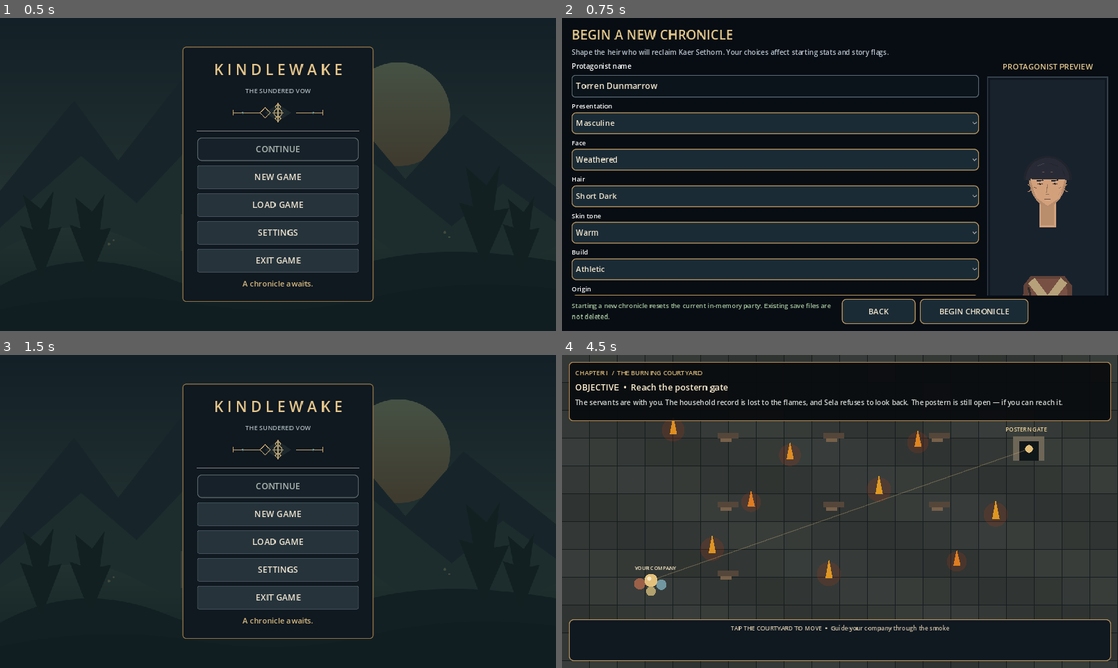
Above: before the commit, frames 1-4 (two rows, left to right).
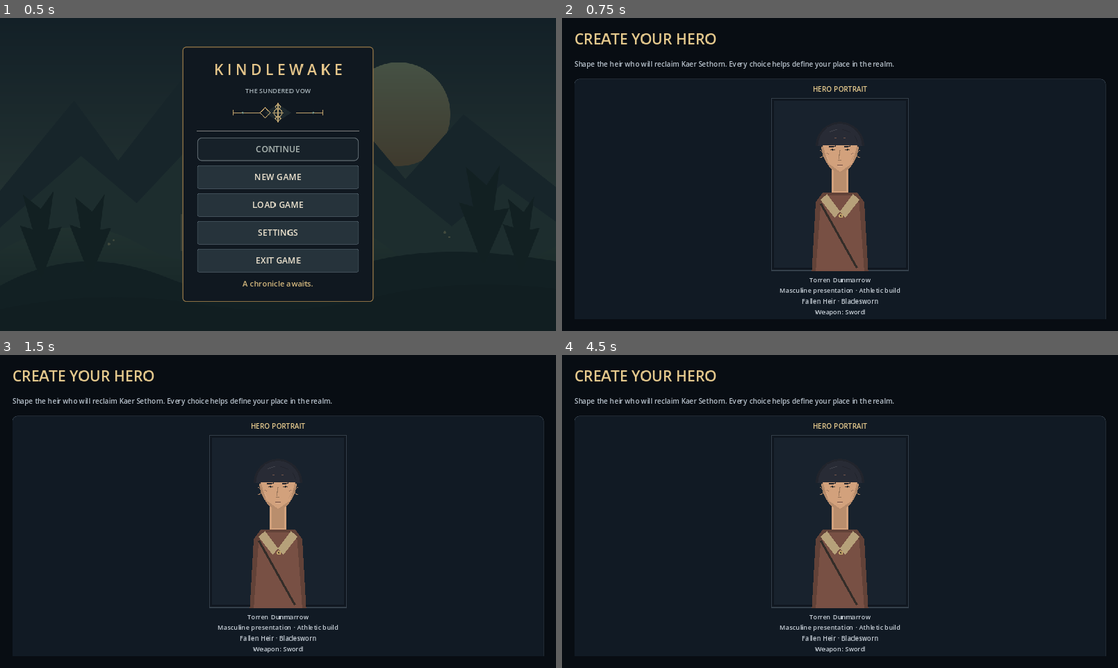
Above: after the commit, the same moments.

Repository: ninjun42215-gif/KindleWake
Game: Godot game, scene res://TitleScreen.tscn
Two runs of this game, one before a commit and one after it. Both use one fixed random seed, a clock stepped at 60 frames per second and the inputs below.
Inputs (mouse positions are in pixels of both pictures, inside the frame that each line leads up to):
- Up to frame 1 (0.5 s): no input
- Up to frame 2 (0.75 s): click "NEW GAME" at 0.5 s
- Up to frame 3 (1.5 s): click (316, 649) at 1.25 s, where only the run before the commit has a clickable "BACK"
- Up to frame 4 (4.5 s): click (840, 514) at 2 s, where only the run before the commit has a clickable "NEW GAME"; click (973, 649) at 2.75 s, where only the run before the commit has a clickable "BEGIN CHRONICLE"; click (840, 577) at 3.5 s, where only the run before the commit has a clickable "Get the people out. The recor…"; click (840, 621) at 4.25 s, where only the run before the commit has a clickable "CONTINUE TO THE SETHMARCH"

Frame 1 is identical in both runs. In frame 2, 17% of the frame differs, in the area x 1-99%, y 3-98%; in frame 3, 15%; in frame 4, 66%, in the area x 0-100%, y 0-100%.

Commit message:
Make character creation a fully scrollable mobile-first page

Diff:
--- a/Kindlewake/scripts/ui/character_creator.gd
+++ b/Kindlewake/scripts/ui/character_creator.gd
@@ -30,12 +30,11 @@
 
 
 func _build_ui() -> void:
-    # The creator is designed for phones first. A narrow viewport gets one
-    # vertical column; desktop keeps the form and preview side by side.
+    # One continuous scroll surface: on phones the entire creator (including
+    # preview, options, attributes and actions) moves naturally as one page.
     var viewport_size: Vector2 = get_viewport_rect().size
     var narrow: bool = viewport_size.x < 900.0
-    var pin_preview: bool = narrow and viewport_size.y > viewport_size.x
-    compact_preview_summary = pin_preview
+    compact_preview_summary = false
 
     var backdrop := ColorRect.new()
     backdrop.color = Color("#080d13")
@@ -44,54 +43,99 @@
     backdrop.set_anchors_and_offsets_preset(Control.PRESET_FULL_RECT)
 
     var margin := MarginContainer.new()
-    margin.add_theme_constant_override("margin_left", 14 if narrow else 22)
-    margin.add_theme_constant_override("margin_top", 12 if narrow else 16)
-    margin.add_theme_constant_override("margin_right", 14 if narrow else 22)
-    margin.add_theme_constant_override("margin_bottom", 12 if narrow else 16)
+    margin.add_theme_constant_override("margin_left", 16 if narrow else 28)
+    margin.add_theme_constant_override("margin_top", 18 if narrow else 24)
+    margin.add_theme_constant_override("margin_right", 16 if narrow else 28)
+    margin.add_theme_constant_override("margin_bottom", 22 if narrow else 28)
     add_child(margin)
     margin.set_anchors_and_offsets_preset(Control.PRESET_FULL_RECT)
 
-    var outer := VBoxContainer.new()
-    outer.add_theme_constant_override("separation", 8)
-    outer.size_flags_horizontal = Control.SIZE_EXPAND_FILL
-    outer.size_flags_vertical = Control.SIZE_EXPAND_FILL
-    margin.add_child(outer)
+    var scroll := ScrollContainer.new()
+    scroll.size_flags_horizontal = Control.SIZE_EXPAND_FILL
+    scroll.size_flags_vertical = Control.SIZE_EXPAND_FILL
+    scroll.horizontal_scroll_mode = ScrollContainer.SCROLL_MODE_DISABLED
+    scroll.vertical_scroll_mode = ScrollContainer.SCROLL_MODE_AUTO
+    scroll.follow_focus = true
+    margin.add_child(scroll)
+
+    var page := VBoxContainer.new()
+    page.size_flags_horizontal = Control.SIZE_EXPAND_FILL
+    page.add_theme_constant_override("separation", 18 if narrow else 22)
+    scroll.add_child(page)
 
     var heading := Label.new()
-    heading.text = "BEGIN A NEW CHRONICLE"
-    heading.add_theme_font_size_override("font_size", 25 if narrow else 30)
+    heading.text = "CREATE YOUR HERO"
+    heading.add_theme_font_size_override("font_size", 27 if narrow else 34)
     heading.add_theme_color_override("font_color", Color("#e5c98d"))
     heading.autowrap_mode = TextServer.AUTOWRAP_WORD_SMART
-    outer.add_child(heading)
+    page.add_child(heading)
 
     var subtitle := Label.new()
-    subtitle.text = "Shape the heir who will reclaim Kaer Sethorn. Your choices affect starting stats and story flags."
+    subtitle.text = "Shape the heir who will reclaim Kaer Sethorn. Every choice helps define your place in the realm."
     subtitle.autowrap_mode = TextServer.AUTOWRAP_WORD_SMART
     subtitle.add_theme_font_size_override("font_size", 14 if narrow else 16)
     subtitle.add_theme_color_override("font_color", Color("#b8c2cc"))
-    outer.add_child(subtitle)
-
-    var scroll := ScrollContainer.new()
-    scroll.size_flags_horizontal = Control.SIZE_EXPAND_FILL
-    scroll.size_flags_vertical = Control.SIZE_EXPAND_FILL
-    scroll.size_flags_stretch_ratio = 1.0
-    scroll.horizontal_scroll_mode = ScrollContainer.SCROLL_MODE_DISABLED
-    scroll.vertical_scroll_mode = ScrollContainer.SCROLL_MODE_AUTO
-    scroll.follow_focus = true
-    outer.add_child(scroll)
-
-    var body: Container = VBoxContainer.new() if narrow else HBoxContainer.new()
-    body.size_flags_horizontal = Control.SIZE_EXPAND_FILL
-    body.size_flags_vertical = Control.SIZE_EXPAND_FILL
-    body.add_theme_constant_override("separation", 14 if narrow else 18)
-    scroll.add_child(body)
+    page.add_child(subtitle)
+
+    var preview_panel := PanelContainer.new()
+    preview_panel.size_flags_horizontal = Control.SIZE_EXPAND_FILL
+    var preview_style := StyleBoxFlat.new()
+    preview_style.bg_color = Color("#111a24")
+    preview_style.border_color = Color("#3c4855")
+    preview_style.set_border_width_all(1)
+    preview_style.set_corner_radius_all(12)
+    preview_style.content_margin_left = 12
+    preview_style.content_margin_right = 12
+    preview_style.content_margin_top = 12
+    preview_style.content_margin_bottom = 12
+    preview_panel.add_theme_stylebox_override("panel", preview_style)
+    page.add_child(preview_panel)
+
+    var preview_content := VBoxContainer.new()
+    preview_content.add_theme_constant_override("separation", 8)
+    preview_panel.add_child(preview_content)
+    var preview_title := Label.new()
+    preview_title.text = "HERO PORTRAIT"
+    preview_title.horizontal_alignment = HORIZONTAL_ALIGNMENT_CENTER
+    preview_title.add_theme_font_size_override("font_size", 16)
+    preview_title.add_theme_color_override("font_color", Color("#e5c98d"))
+    preview_content.add_child(preview_title)
+
+    preview = PreviewScript.new()
+    preview.custom_minimum_size = Vector2(260, 360) if narrow else Vector2(320, 400)
+    preview.size_flags_horizontal = Control.SIZE_SHRINK_CENTER
+    preview.size_flags_vertical = Control.SIZE_SHRINK_BEGIN
+    preview_content.add_child(preview)
+    preview_text = Label.new()
+    preview_text.autowrap_mode = TextServer.AUTOWRAP_WORD_SMART
+    preview_text.horizontal_alignment = HORIZONTAL_ALIGNMENT_CENTER
+    preview_text.add_theme_font_size_override("font_size", 14 if narrow else 15)
+    preview_text.add_theme_color_override("font_color", Color("#c8d0d8"))
+    preview_content.add_child(preview_text)
+
+    var form_panel := PanelContainer.new()
+    form_panel.size_flags_horizontal = Control.SIZE_EXPAND_FILL
+    var form_style := StyleBoxFlat.new()
+    form_style.bg_color = Color("#0e151e")
+    form_style.border_color = Color("#293744")
+    form_style.set_border_width_all(1)
+    form_style.set_corner_radius_all(12)
+    form_style.content_margin_left = 12
+    form_style.content_margin_right = 12
+    form_style.content_margin_top = 14
+    form_style.content_margin_bottom = 14
+    form_panel.add_theme_stylebox_override("panel", form_style)
+    page.add_child(form_panel)
 
     var form := VBoxContainer.new()
     form.size_flags_horizontal = Control.SIZE_EXPAND_FILL
-    form.add_theme_constant_override("separation", 9)
-    if not narrow:
-        form.custom_minimum_size = Vector2(470, 0)
-    body.add_child(form)
+    form.add_theme_constant_override("separation", 12)
+    form_panel.add_child(form)
+    var identity_heading := Label.new()
+    identity_heading.text = "IDENTITY & BACKGROUND"
+    identity_heading.add_theme_font_size_override("font_size", 17)
+    identity_heading.add_theme_color_override("font_color", Color("#e5c98d"))
+    form.add_child(identity_heading)
 
     _add_name_field(form)
     _add_choice(form, "Presentation", "presentation", config.get("presentations", []))
@@ -100,70 +144,39 @@
     _add_choice(form, "Skin tone", "skin", config.get("skin", []))
     _add_choice(form, "Build", "build", config.get("builds", []))
     _add_choice(form, "Origin", "origin", _dictionary_options(config.get("origins", {})))
+
+    var combat_heading := Label.new()
+    combat_heading.text = "COMBAT & PERSONALITY"
+    combat_heading.add_theme_font_size_override("font_size", 17)
+    combat_heading.add_theme_color_override("font_color", Color("#e5c98d"))
+    form.add_child(combat_heading)
     _add_choice(form, "Starting discipline", "discipline", _dictionary_options(config.get("disciplines", {})))
     weapon_option = _add_choice(form, "Weapon preference", "weapon_preference", [])
     _add_choice(form, "Temperament", "temperament", _dictionary_options(config.get("temperaments", {})))
+    _refresh_weapon_options()
+
     _add_attribute_allocation(form)
-    _refresh_weapon_options()
-
-    var preview_column := VBoxContainer.new()
-    preview_column.size_flags_horizontal = Control.SIZE_EXPAND_FILL
-    preview_column.add_theme_constant_override("separation", 4 if pin_preview else 8)
-    if pin_preview:
-        preview_column.custom_minimum_size = Vector2(0, 0)
-        preview_column.size_flags_vertical = Control.SIZE_SHRINK_BEGIN
-    elif narrow:
-        preview_column.custom_minimum_size = Vector2(0, 0)
-    else:
-        preview_column.custom_minimum_size = Vector2(280, 0)
-        preview_column.size_flags_horizontal = Control.SIZE_SHRINK_END
-    var preview_title := Label.new()
-    preview_title.text = "PROTAGONIST PREVIEW"
-    preview_title.horizontal_alignment = HORIZONTAL_ALIGNMENT_CENTER
-    preview_title.add_theme_font_size_override("font_size", 18)
-    preview_title.add_theme_color_override("font_color", Color("#e5c98d"))
-    preview_column.add_child(preview_title)
-    preview = PreviewScript.new()
-    preview.custom_minimum_size = Vector2(0, 132) if pin_preview else Vector2(0, 250) if narrow else Vector2(280, 330)
-    preview.size_flags_horizontal = Control.SIZE_EXPAND_FILL
-    preview.size_flags_vertical = Control.SIZE_SHRINK_BEGIN if pin_preview else Control.SIZE_EXPAND_FILL
-    preview_column.add_child(preview)
-    preview_text = Label.new()
-    preview_text.autowrap_mode = TextServer.AUTOWRAP_WORD_SMART
-    preview_text.add_theme_font_size_override("font_size", 14 if narrow else 15)
-    preview_text.add_theme_color_override("font_color", Color("#c8d0d8"))
-    if pin_preview:
-        preview_text.custom_minimum_size = Vector2(0, 30)
-        preview_text.max_lines_visible = 2
-    preview_column.add_child(preview_text)
-
-    if pin_preview:
-        outer.add_child(preview_column)
-        outer.move_child(preview_column, 2)
-    else:
-        body.add_child(preview_column)
-
-    var footer: Container = VBoxContainer.new() if narrow else HBoxContainer.new()
-    footer.add_theme_constant_override("separation", 8)
-    outer.add_child(footer)
-
+
+    var actions := VBoxContainer.new()
+    actions.size_flags_horizontal = Control.SIZE_EXPAND_FILL
+    actions.add_theme_constant_override("separation", 10)
+    page.add_child(actions)
     status_label = Label.new()
     status_label.size_flags_horizontal = Control.SIZE_EXPAND_FILL
     status_label.autowrap_mode = TextServer.AUTOWRAP_WORD_SMART
-    status_label.custom_minimum_size = Vector2(0, 34)
     status_label.add_theme_font_size_override("font_size", 13 if narrow else 15)
-    footer.add_child(status_label)
+    actions.add_child(status_label)
 
     var button_row := HBoxContainer.new()
     button_row.add_theme_constant_override("separation", 10)
     button_row.size_flags_horizontal = Control.SIZE_EXPAND_FILL
-    footer.add_child(button_row)
-    var back_button := _make_button("BACK", 0 if narrow else 170)
-    back_button.size_flags_horizontal = Control.SIZE_EXPAND_FILL if narrow else Control.SIZE_SHRINK_BEGIN
+    actions.add_child(button_row)
+    var back_button := _make_button("BACK", 0)
+    back_button.size_flags_horizontal = Control.SIZE_EXPAND_FILL
     back_button.pressed.connect(_on_back)
     button_row.add_child(back_button)
-    confirm_button = _make_button("BEGIN CHRONICLE", 0 if narrow else 250)
-    confirm_button.size_flags_horizontal = Control.SIZE_EXPAND_FILL if narrow else Control.SIZE_SHRINK_BEGIN
+    confirm_button = _make_button("BEGIN CHRONICLE", 0)
+    confirm_button.size_flags_horizontal = Control.SIZE_EXPAND_FILL
     confirm_button.pressed.connect(_on_confirm)
     button_row.add_child(confirm_button)
 
